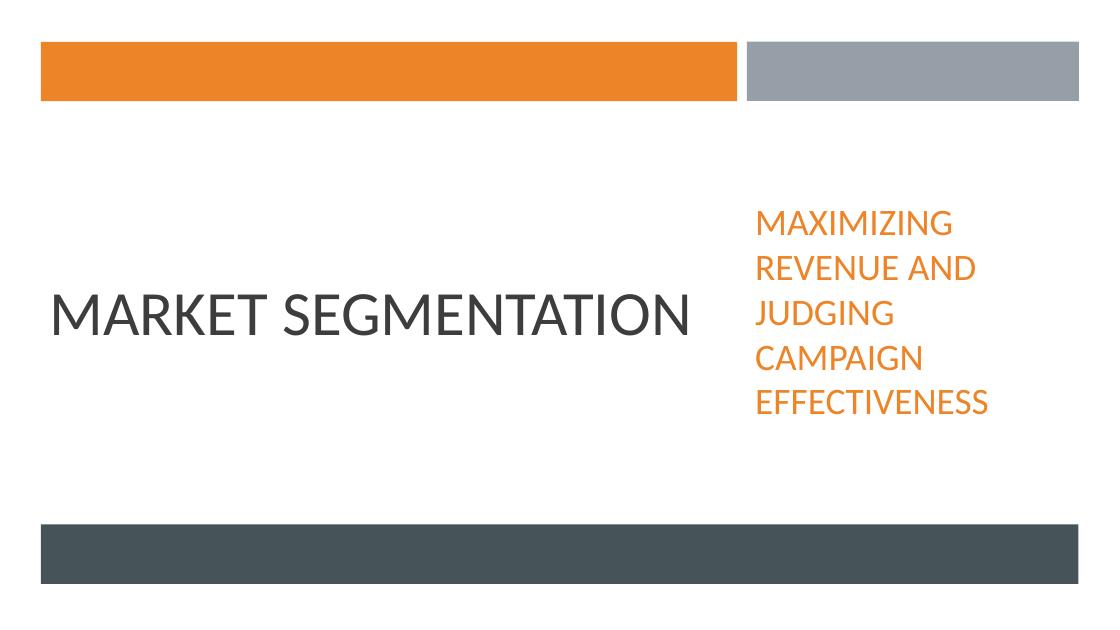
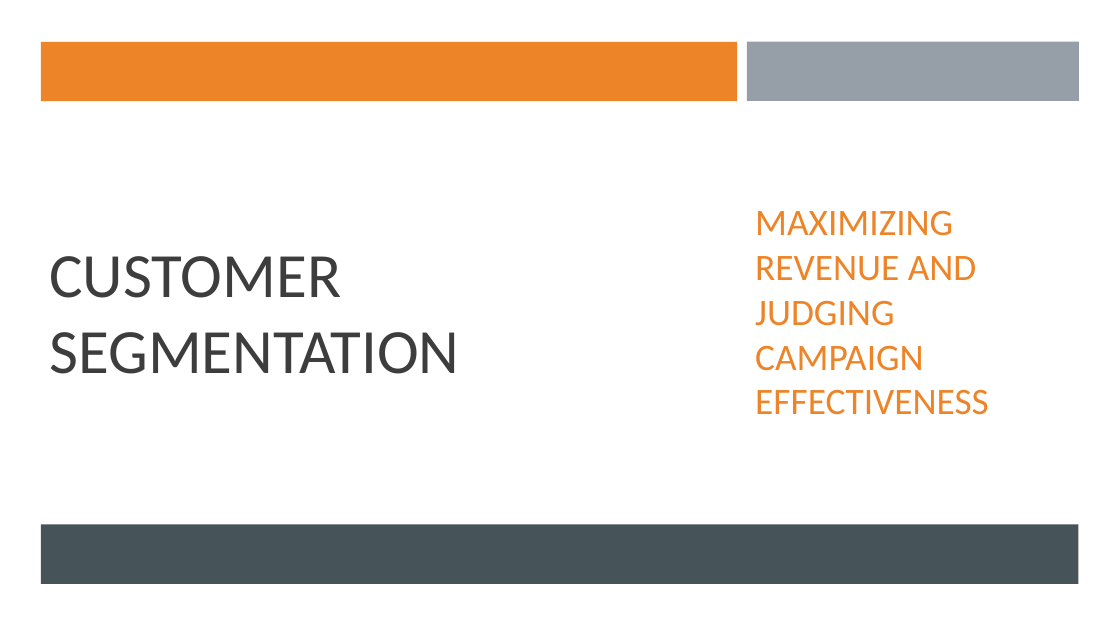
Before and after one commit to dapopov-st/store-customer-segmentation, a slide deck: slide 1 of Customer-Segmentation-Presentation.pptx. Drawn at 1120x630 pixels with LibreOffice and Linux fonts; fonts in the diff are those of the drawing. Boxes give left, top, right and bottom in pixels: in the first picture for what was removed or moved away, otherwise in the second. Text is boxed around its words. In the diff, an @@ line names an element or a change of style, - is before the commit and + after.

```diff
--- a/Customer-Segmentation-Presentation.pptx
+++ b/Customer-Segmentation-Presentation.pptx
@@ title at box(49, 256, 459, 374): text changed @@
-MARKET SEGMENTATION
+CUSTOMER SEGMENTATION
```
Also in this commit, not shown: 17 other slides changed, 1 other file.
